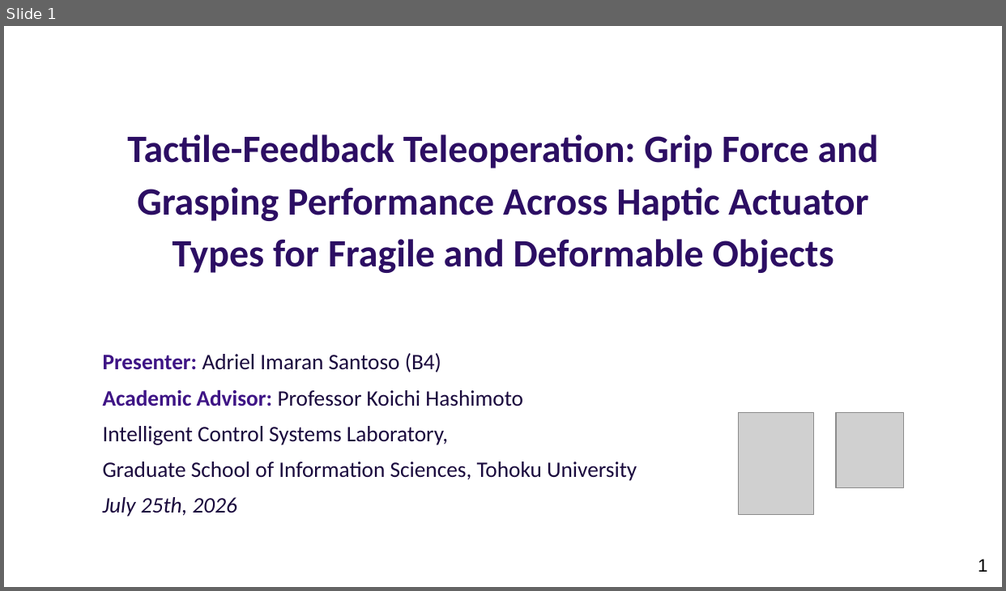
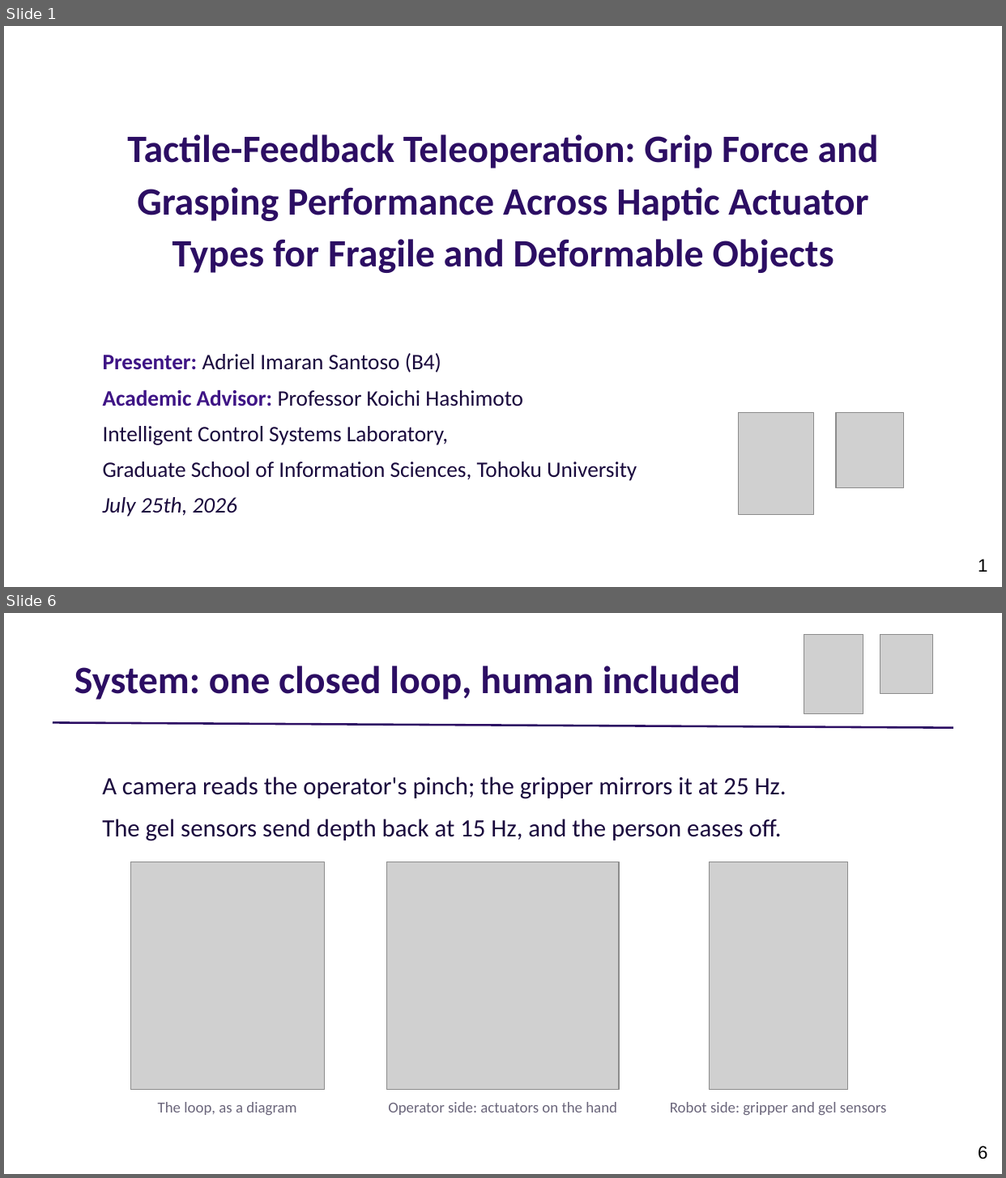
Before and after one commit to adibatic/gripper-haptic, a slide deck: thesis/presentation_slides.pptx. Shown one above the other, each under a label of ours: slide 1 before the commit, slides 1 and 6 after it; the slides between them are not shown. The pictures are 1006x591 and 1006x1178 pixels, drawn with LibreOffice and Linux fonts; fonts in the diff are those of the drawing; grey boxes stand for pictures. Boxes give left, top, right and bottom in pixels: in the first picture for what was removed or moved away, otherwise in the second. Text is boxed around its words. In the diff, an @@ line names an element or a change of style, - is before the commit and + after.

```diff
--- a/thesis/presentation_slides.pptx
+++ b/thesis/presentation_slides.pptx
@@ slide 6 added at <box>4,613,1002,1174</box>, background #FFFFFF @@
@@ picture added at <box>804,634,863,713</box> @@
@@ picture added at <box>880,634,933,693</box> @@
@@ text added at <box>74,666,740,700</box>, 28 pt, text #2C0E63, bold @@
+System: one closed loop, human included
@@ line added from (53, 723) to (953, 728), #2C0E63 1.5 pt @@
@@ text added at <box>102,777,786,841</box>, 18 pt, text #1A0A3D @@
+A camera reads the operator's pinch; the gripper mirrors it at 25 Hz.
+The gel sensors send depth back at 15 Hz, and the person eases off.
@@ picture added at <box>130,862,324,1090</box> @@
@@ picture added at <box>387,862,619,1090</box> @@
@@ picture added at <box>709,862,847,1090</box> @@
@@ text added at <box>158,1102,296,1115</box>, 11 pt, text #6B667B @@
+The loop, as a diagram
@@ text added at <box>388,1102,617,1115</box>, 11 pt, text #6B667B @@
+Operator side: actuators on the hand
@@ text added at <box>670,1102,887,1115</box>, 11 pt, text #6B667B @@
+Robot side: gripper and gel sensors
@@ page number added at <box>978,1146,987,1160</box>, 13 pt, text #000000 @@
+6
```
Also in this commit, not shown: 5 slides changed, 10 other slides added, 14 slides removed, 3 other files.
